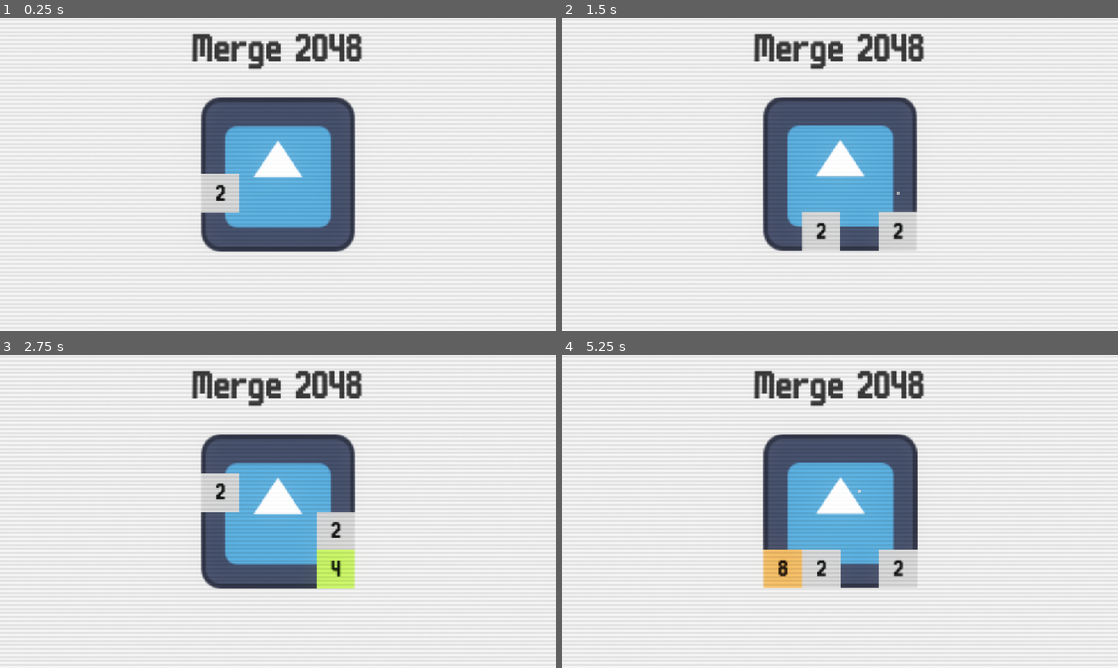
Above: before the commit, frames 1-4 (two rows, left to right).
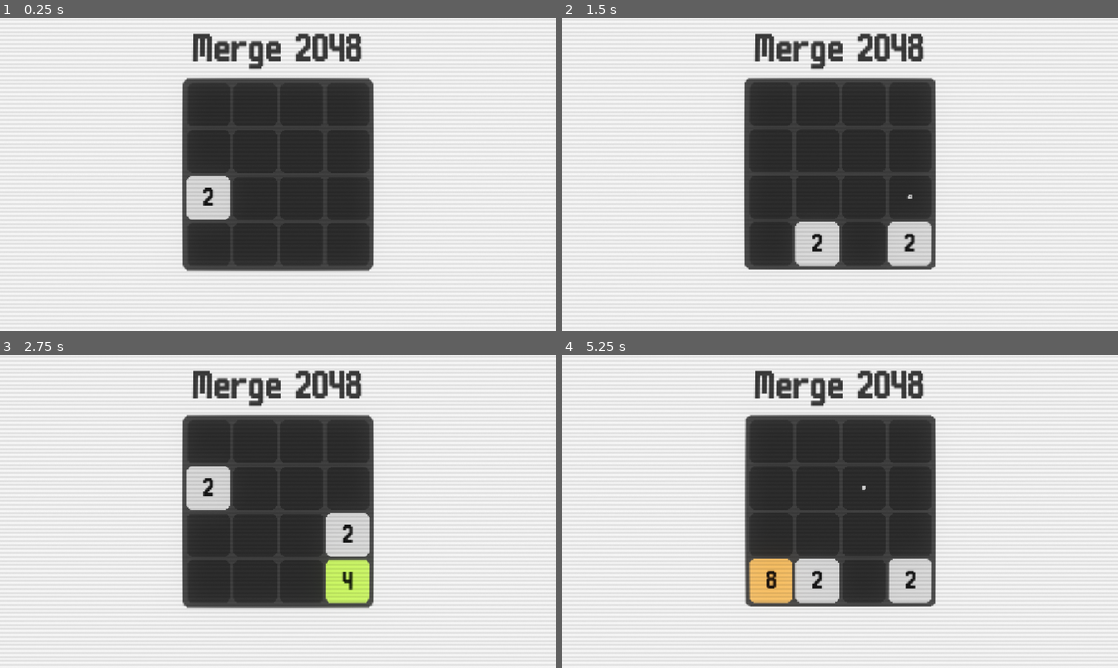
Above: after the commit, the same moments.

Repository: ancoder-games/2048
Game: Godot game, scene res://src/core/main/main.tscn
Two runs of this game, one before a commit and one after it. Both use one fixed random seed, a clock stepped at 60 frames per second and the inputs below. The engine's default icon, where the game draws it, is replaced by a stand-in: a white triangle on a blue panel in a dark square.
Inputs (mouse positions are in pixels of both pictures, inside the frame that each line leads up to):
- Up to frame 1 (0.25 s): no input
- Up to frame 2 (1.5 s): tap Enter (ui_accept) at 0.5, 0.77, 1.25 s; move the mouse to (962, 158) at 0.52 s; hold Right (right) 0.53-1.28 s; tap Alt at 0.6 s; click (962, 158) at 0.67 s; move the mouse to (728, 190) at 1.27 s; hold Down (down) from 1.28 s (still down); tap Shift at 1.35 s
- Up to frame 3 (2.75 s): tap Enter (ui_accept) at 1.52, 2 s; move the mouse to (333, 442) at 2.02 s; release Down (down) at 2.03 s; hold Right (right) from 2.03 s (still down); tap Alt at 2.1 s
- Up to frame 4 (5.25 s): tap Enter (ui_accept) at 2.75, 3.02, 3.5, 3.77, 4.52, 5 s; move the mouse to (812, 574) at 2.77 s; release Right (right) at 2.78 s; hold Up (up) 2.78-3.53 s; tap Shift at 2.85, 4.35 s; click (812, 574) at 2.92 s; move the mouse to (1006, 558) at 3.52 s; hold Left (left) 3.53-5.03 s; tap Alt at 3.6, 5.1 s; move the mouse to (673, 464) at 4.27 s; move the mouse to (867, 511) at 5.02 s; hold Down (down) from 5.03 s (still down); click (867, 511) at 5.17 s

The runs differ from the first frame. In frame 1, 21% of the frame differs, in the area x 32-68%, y 4-81%; in frame 2, 20%; in frame 3, 20%; in frame 4, 20%.

Commit message:
Add background

Diff:
--- a/project.godot
+++ b/project.godot
@@ -63,3 +63,7 @@
 "events": [Object(InputEventKey,"resource_local_to_scene":false,"resource_name":"","device":-1,"window_id":0,"alt_press …(195 unchanged characters)…
 ]
 }
+
+[rendering]
+
+textures/canvas_textures/default_texture_filter=0
--- a/src/core/main/main.tscn
+++ b/src/core/main/main.tscn
@@ -71,4 +71,4 @@
 metadata/_custom_type_script = "uid://cnsdyfvhsfuan"
 
 [node name="Board" parent="." unique_id=1609651527 instance=ExtResource("4_yfg2f")]
-scale = Vector2(1.25, 1.25)
+scale = Vector2(1.4, 1.4)
--- a/src/gameplay/2048/board/board.gd
+++ b/src/gameplay/2048/board/board.gd
@@ -2,6 +2,7 @@
 class_name Board
 
 const TILE_SIZE: float = 64.0
+const SEPARATION: float = 5.0
 
 @onready var camera_service: CameraService = Services.get(CameraService.SERVICE_ID)
 
@@ -57,7 +58,8 @@
 		camera_service.screen_shake(5, 0.05)
 
 func resolve_position(pos: Vector2i) -> Vector2:
-	return (pos * TILE_SIZE) + ((TILE_SIZE / 2) * Vector2i.ONE) - ((TILE_SIZE * 2) * Vector2.ONE)
+	# return (pos * TILE_SIZE) + ((TILE_SIZE / 2) * Vector2i.ONE) - ((TILE_SIZE * 2) * Vector2.ONE)
+	return Vector2(pos * (TILE_SIZE + SEPARATION)) + Vector2.ONE * (TILE_SIZE / 2.0 - (4 * TILE_SIZE + 3 * SEPARATION) / 2.0)
 
 func is_tile_empty(pos: Vector2i) -> bool:
 	return tiles.filter(func(t: Tile) -> bool: return t.tile_pos == pos and !t.to_merge).is_empty()
--- a/src/gameplay/2048/board/board.tscn
+++ b/src/gameplay/2048/board/board.tscn
@@ -2,10 +2,154 @@
 
 [ext_resource type="Script" uid="uid://cxqxpwf63dhe0" path="res://src/gameplay/2048/board/board.gd" id="1_8t0ls"]
 [ext_resource type="Texture2D" uid="uid://bkff5rhlbihbp" path="res://icon.svg" id="1_j46bg"]
+[ext_resource type="Texture2D" uid="uid://bhf3wtunn3e2e" path="res://assets/textures/tile_rounded.png" id="3_rmtit"]
+
+[sub_resource type="StyleBoxTexture" id="StyleBoxTexture_pnotm"]
+texture = ExtResource("3_rmtit")
+texture_margin_left = 6.161953
+texture_margin_top = 6.1835732
+texture_margin_right = 6.0646586
+texture_margin_bottom = 6.172755
+
+[sub_resource type="StyleBoxTexture" id="StyleBoxTexture_5ttfy"]
+texture = ExtResource("3_rmtit")
+texture_margin_left = 6.0
+texture_margin_top = 6.0
+texture_margin_right = 6.0
+texture_margin_bottom = 6.0
 
 [node name="Board" type="Node2D" unique_id=1609651527]
 script = ExtResource("1_8t0ls")
 
 [node name="Sprite2D" type="Sprite2D" parent="." unique_id=1383743781]
+visible = false
 scale = Vector2(2, 2)
 texture = ExtResource("1_j46bg")
+
+[node name="Panel" type="Panel" parent="." unique_id=1562902764]
+self_modulate = Color(0.2, 0.2, 0.2, 1)
+anchors_preset = 8
+anchor_left = 0.5
+anchor_top = 0.5
+anchor_right = 0.5
+anchor_bottom = 0.5
+offset_left = -142.0
+offset_top = -142.0
+offset_right = 142.0
+offset_bottom = 142.0
+grow_horizontal = 2
+grow_vertical = 2
+theme_override_styles/panel = SubResource("StyleBoxTexture_pnotm")
+
+[node name="GridContainer" type="GridContainer" parent="Panel" unique_id=1411221769]
+layout_mode = 1
+anchors_preset = 8
+anchor_left = 0.5
+anchor_top = 0.5
+anchor_right = 0.5
+anchor_bottom = 0.5
+offset_left = -133.5
+offset_top = -133.5
+offset_right = 133.5
+offset_bottom = 133.5
+grow_horizontal = 2
+grow_vertical = 2
+theme_override_constants/h_separation = 5
+theme_override_constants/v_separation = 5
+columns = 4
+
+[node name="Panel" type="Panel" parent="Panel/GridContainer" unique_id=928881260]
+self_modulate = Color(0.13755062, 0.13755065, 0.13755062, 1)
+custom_minimum_size = Vector2(64, 64)
+layout_mode = 2
+theme_override_styles/panel = SubResource("StyleBoxTexture_5ttfy")
+
+[node name="Panel2" type="Panel" parent="Panel/GridContainer" unique_id=1836057222]
+self_modulate = Color(0.13755062, 0.13755065, 0.13755062, 1)
+custom_minimum_size = Vector2(64, 64)
+layout_mode = 2
+theme_override_styles/panel = SubResource("StyleBoxTexture_5ttfy")
+
+[node name="Panel3" type="Panel" parent="Panel/GridContainer" unique_id=819736874]
+self_modulate = Color(0.13755062, 0.13755065, 0.13755062, 1)
+custom_minimum_size = Vector2(64, 64)
+layout_mode = 2
+theme_override_styles/panel = SubResource("StyleBoxTexture_5ttfy")
+
+[node name="Panel4" type="Panel" parent="Panel/GridContainer" unique_id=1128623074]
+self_modulate = Color(0.13755062, 0.13755065, 0.13755062, 1)
+custom_minimum_size = Vector2(64, 64)
+layout_mode = 2
+theme_override_styles/panel = SubResource("StyleBoxTexture_5ttfy")
+
+[node name="Panel5" type="Panel" parent="Panel/GridContainer" unique_id=1806999669]
+self_modulate = Color(0.13755062, 0.13755065, 0.13755062, 1)
+custom_minimum_size = Vector2(64, 64)
+layout_mode = 2
+theme_override_styles/panel = SubResource("StyleBoxTexture_5ttfy")
+
+[node name="Panel6" type="Panel" parent="Panel/GridContainer" unique_id=1059617623]
+self_modulate = Color(0.13755062, 0.13755065, 0.13755062, 1)
+custom_minimum_size = Vector2(64, 64)
+layout_mode = 2
+theme_override_styles/panel = SubResource("StyleBoxTexture_5ttfy")
+
+[node name="Panel7" type="Panel" parent="Panel/GridContainer" unique_id=790376180]
+self_modulate = Color(0.13755062, 0.13755065, 0.13755062, 1)
+custom_minimum_size = Vector2(64, 64)
+layout_mode = 2
+theme_override_styles/panel = SubResource("StyleBoxTexture_5ttfy")
+
+[node name="Panel8" type="Panel" parent="Panel/GridContainer" unique_id=1111395909]
+self_modulate = Color(0.13755062, 0.13755065, 0.13755062, 1)
+custom_minimum_size = Vector2(64, 64)
+layout_mode = 2
+theme_override_styles/panel = SubResource("StyleBoxTexture_5ttfy")
+
+[node name="Panel9" type="Panel" parent="Panel/GridContainer" unique_id=1855999901]
+self_modulate = Color(0.13755062, 0.13755065, 0.13755062, 1)
+custom_minimum_size = Vector2(64, 64)
+layout_mode = 2
+theme_override_styles/panel = SubResource("StyleBoxTexture_5ttfy")
+
+[node name="Panel10" type="Panel" parent="Panel/GridContainer" unique_id=1429154505]
+self_modulate = Color(0.13755062, 0.13755065, 0.13755062, 1)
+custom_minimum_size = Vector2(64, 64)
+layout_mode = 2
+theme_override_styles/panel = SubResource("StyleBoxTexture_5ttfy")
+
+[node name="Panel11" type="Panel" parent="Panel/GridContainer" unique_id=213672254]
+self_modulate = Color(0.13755062, 0.13755065, 0.13755062, 1)
+custom_minimum_size = Vector2(64, 64)
+layout_mode = 2
+theme_override_styles/panel = SubResource("StyleBoxTexture_5ttfy")
+
+[node name="Panel12" type="Panel" parent="Panel/GridContainer" unique_id=1168844270]
+self_modulate = Color(0.13755062, 0.13755065, 0.13755062, 1)
+custom_minimum_size = Vector2(64, 64)
+layout_mode = 2
+theme_override_styles/panel = SubResource("StyleBoxTexture_5ttfy")
+
+[node name="Panel13" type="Panel" parent="Panel/GridContainer" unique_id=260129381]
+self_modulate = Color(0.13755062, 0.13755065, 0.13755062, 1)
+custom_minimum_size = Vector2(64, 64)
+layout_mode = 2
+theme_override_styles/panel = SubResource("StyleBoxTexture_5ttfy")
+
+[node name="Panel14" type="Panel" parent="Panel/GridContainer" unique_id=653039307]
+self_modulate = Color(0.13755062, 0.13755065, 0.13755062, 1)
+custom_minimum_size = Vector2(64, 64)
+layout_mode = 2
+theme_override_styles/panel = SubResource("StyleBoxTexture_5ttfy")
+
+[node name="Panel15" type="Panel" parent="Panel/GridContainer" unique_id=2098650598]
+self_modulate = Color(0.13755062, 0.13755065, 0.13755062, 1)
+custom_minimum_size = Vector2(64, 64)
+layout_mode = 2
+theme_override_styles/panel = SubResource("StyleBoxTexture_5ttfy")
+
+[node name="Panel16" type="Panel" parent="Panel/GridContainer" unique_id=173918440]
+self_modulate = Color(0.13755062, 0.13755065, 0.13755062, 1)
+custom_minimum_size = Vector2(64, 64)
+layout_mode = 2
+theme_override_styles/panel = SubResource("StyleBoxTexture_5ttfy")
--- a/src/gameplay/2048/tile/tile.gd
+++ b/src/gameplay/2048/tile/tile.gd
@@ -31,11 +31,13 @@
 	set(new_value): tile_pos = new_value; _tile_pos_updated()
 
 @onready var value_label: Label = %Value
+@onready var anim: AnimationPlayer = %AnimationPlayer
 
 var board: Board
 var tween: Tween
 
 var to_merge: bool = false
+var to_play_merge: bool = false
 
 static func create(p_tile_pos: Vector2i, p_value: int, p_board: Board) -> Tile:
 	var tile: Tile = SCENE.instantiate()
@@ -69,8 +71,12 @@
 
 	value_label.text = str(value)
 
+	if to_play_merge:
+		anim.play("merge")
+		to_play_merge = false
+
 func _ready() -> void:
-	_tile_pos_updated()
+	_tile_pos_updated(false)
 	_tile_value_updated()
 
 func move(dir: int) -> bool:
@@ -87,6 +93,7 @@
 			if board.get_tile(target).value == value:
 				to_merge = true
 				moved = true
+				board.get_tile(target).to_play_merge = true
 				board.get_tile(target).value *= 2
 			break
 
--- a/src/gameplay/2048/tile/tile.tscn
+++ b/src/gameplay/2048/tile/tile.tscn
@@ -1,6 +1,6 @@
 [gd_scene format=3 uid="uid://ccxy34shwjvac"]
 
-[ext_resource type="Texture2D" uid="uid://811kshj4gue8" path="res://assets/textures/tile.png" id="1_aba2s"]
+[ext_resource type="Texture2D" uid="uid://bhf3wtunn3e2e" path="res://assets/textures/tile_rounded.png" id="1_pnotm"]
 [ext_resource type="Script" uid="uid://xjlpssehq22h" path="res://src/gameplay/2048/tile/tile.gd" id="2_wj11w"]
 
 [sub_resource type="LabelSettings" id="LabelSettings_h45xw"]
@@ -19,12 +19,12 @@
 "times": PackedFloat32Array(0),
 "transitions": PackedFloat32Array(1),
 "update": 0,
-"values": [Vector2(1, 1)]
+"values": [Vector2(1.01, 1.01)]
 }
 
 [sub_resource type="Animation" id="Animation_pnotm"]
 resource_name = "appear"
-length = 0.19999999999999998
+length = 0.2
 tracks/0/type = "value"
 tracks/0/imported = false
 tracks/0/enabled = true
@@ -35,17 +35,35 @@
 "times": PackedFloat32Array(0, 0.19999999),
 "transitions": PackedFloat32Array(2, 1),
 "update": 0,
-"values": [Vector2(0.001, 0.001), Vector2(1, 1)]
+"values": [Vector2(0.001, 0.001), Vector2(1.01, 1.01)]
+}
+
+[sub_resource type="Animation" id="Animation_tm5u5"]
+resource_name = "merge"
+length = 0.19999999999999998
+tracks/0/type = "value"
+tracks/0/imported = false
+tracks/0/enabled = true
+tracks/0/path = NodePath(".:scale")
+tracks/0/interp = 2
+tracks/0/loop_wrap = true
+tracks/0/keys = {
+"times": PackedFloat32Array(0, 0.1, 0.2),
+"transitions": PackedFloat32Array(2, 0.5, 1),
+"update": 0,
+"values": [Vector2(1.01, 1.01), Vector2(1.1, 1.1), Vector2(1.01, 1.01)]
 }
 
 [sub_resource type="AnimationLibrary" id="AnimationLibrary_1k2ii"]
 _data = {
 &"RESET": SubResource("Animation_1k2ii"),
-&"appear": SubResource("Animation_pnotm")
+&"appear": SubResource("Animation_pnotm"),
+&"merge": SubResource("Animation_tm5u5")
 }
 
 [node name="Tile" type="Sprite2D" unique_id=705134632]
-texture = ExtResource("1_aba2s")
+scale = Vector2(1.01, 1.01)
+texture = ExtResource("1_pnotm")
 script = ExtResource("2_wj11w")
 
 [node name="Value" type="Label" parent="." unique_id=1568125818]
@@ -65,5 +83,6 @@
 vertical_alignment = 1
 
 [node name="AnimationPlayer" type="AnimationPlayer" parent="." unique_id=842370339]
+unique_name_in_owner = true
 libraries/ = SubResource("AnimationLibrary_1k2ii")
 autoplay = &"appear"
Binary file added: assets/textures/tile_rounded.png
Not shown, added: assets/textures/tile_rounded.png.import
